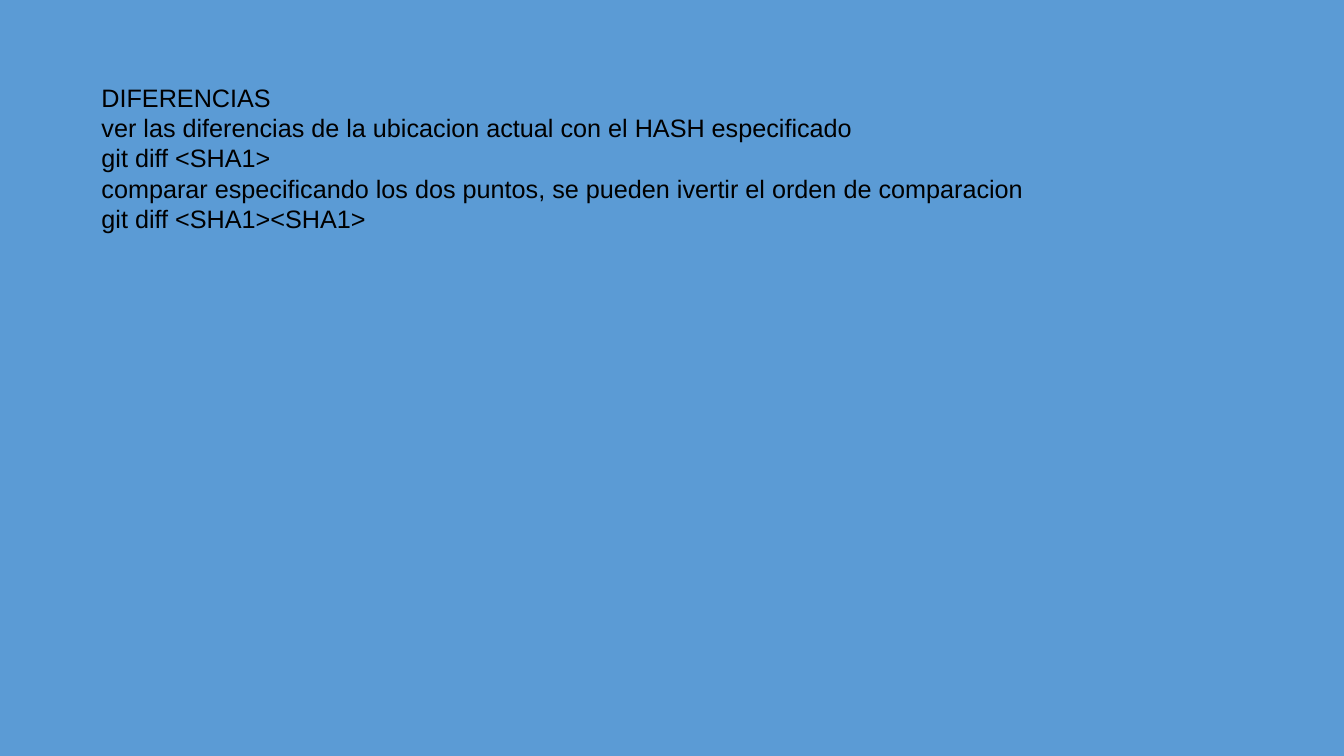
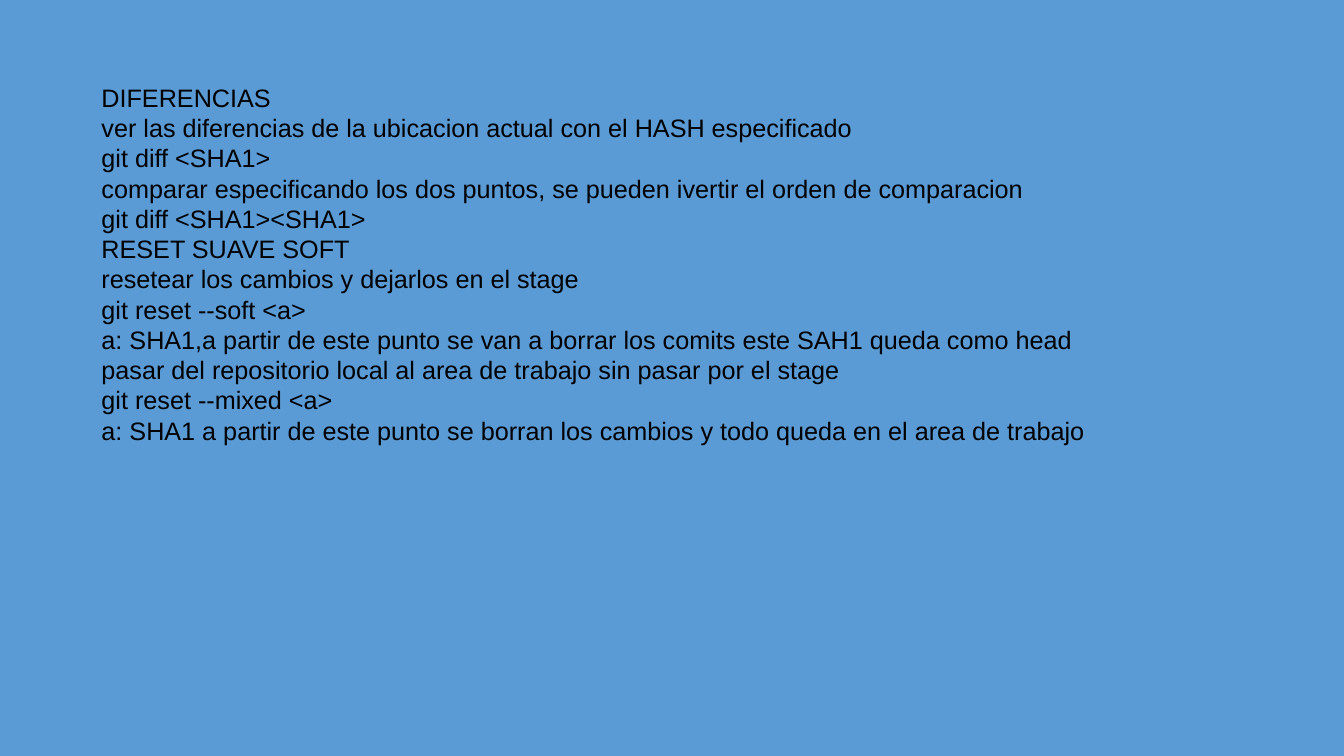
Before and after one commit to camaviga11/cursoGITv2, a slide deck: slide 4 of presentasionComandos.pptx. Drawn at 1344x756 pixels with LibreOffice and Linux fonts; fonts in the diff are those of the drawing. Boxes give left, top, right and bottom in pixels: in the first picture for what was removed or moved away, otherwise in the second. Text is boxed around its words. In the diff, an @@ line names an element or a change of style, - is before the commit and + after.

Commit message:
edicion de comandos hasta (reset --mixed)

```diff
--- a/presentasionComandos.pptx
+++ b/presentasionComandos.pptx
@@ text at <box>101,240,1084,445</box>: paragraphs added @@
+RESET SUAVE SOFT
+resetear los cambios y dejarlos en el stage
+git reset --soft <a>
+a: SHA1,a partir de este punto se van a borrar los comits este SAH1 queda como head
+pasar del repositorio local al area de trabajo sin pasar por el stage
+git reset --mixed <a>
+a: SHA1 a partir de este punto se borran los cambios y todo queda en el area de trabajo
```
Also in this commit, not shown: 1 other slide changed.
